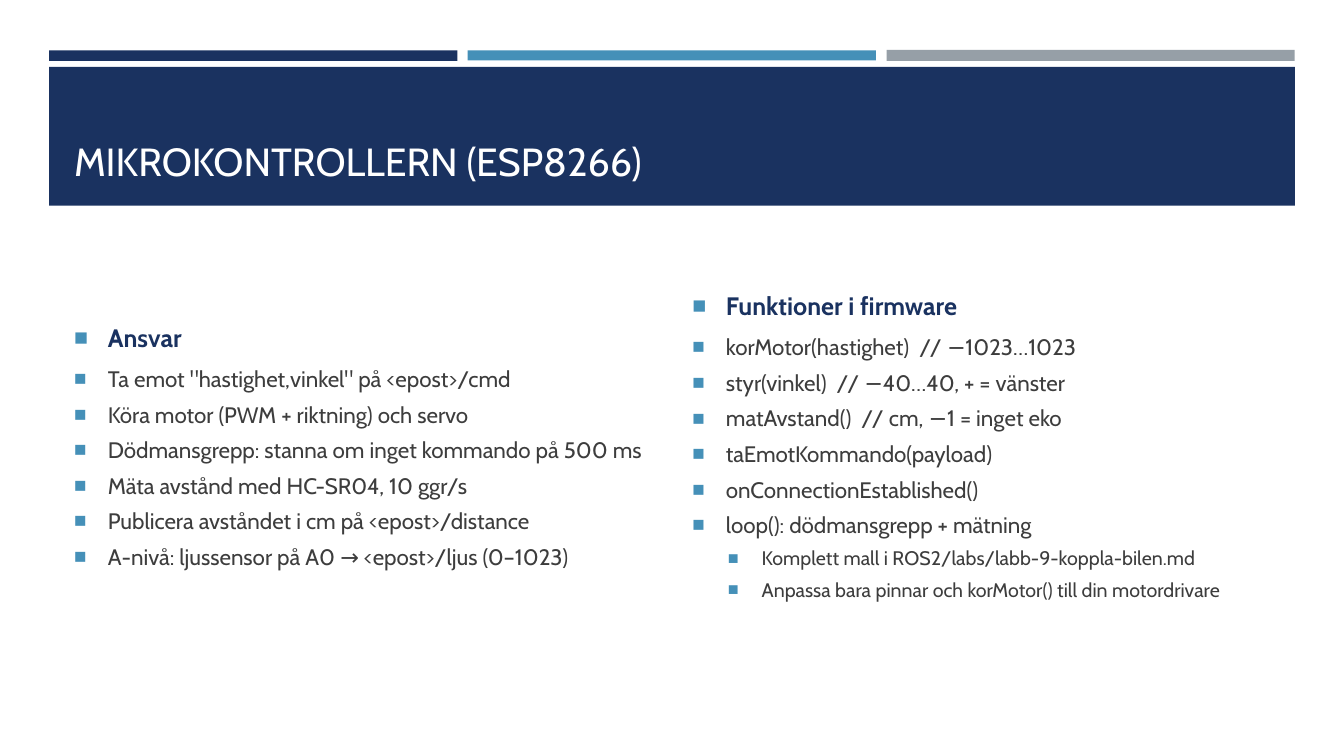
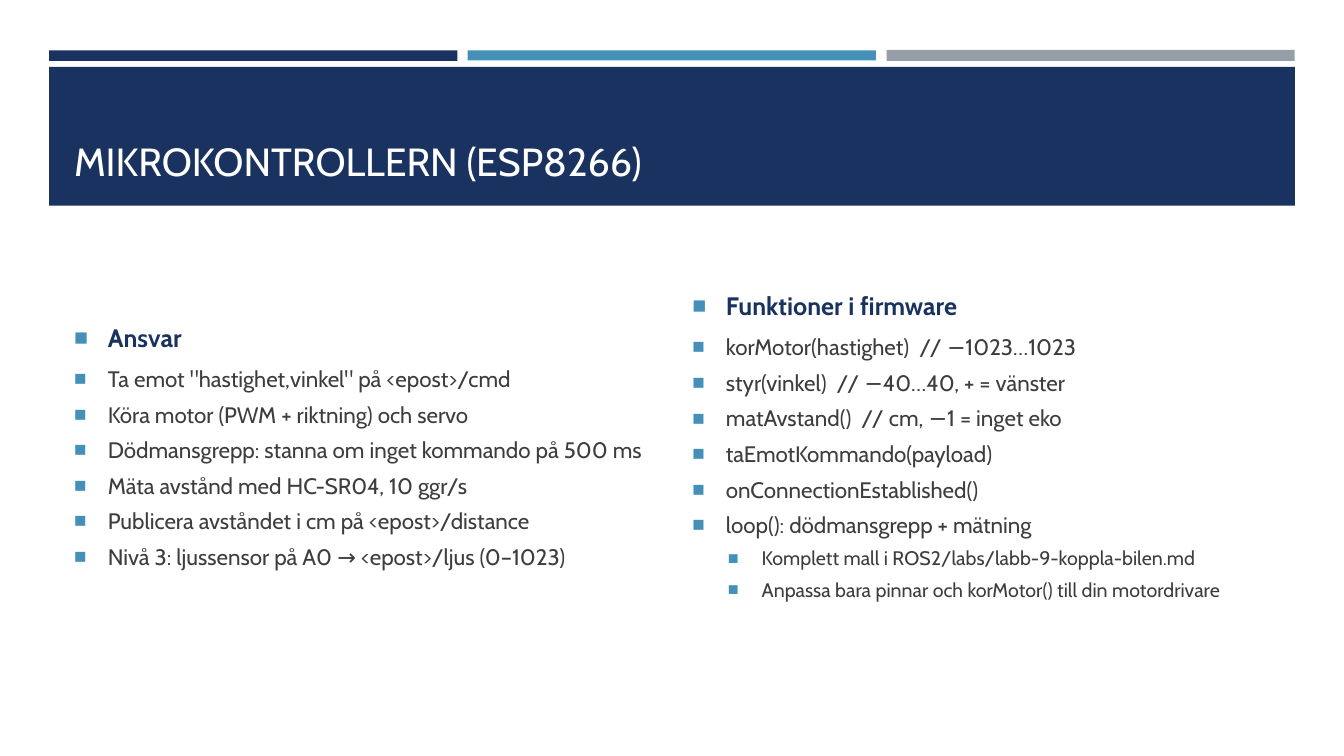
Before and after one commit to abbjetmus/ROS2, a slide deck: slide 11 of Driverbot250s-ROS2.pptx. Drawn at 1344x756 pixels with LibreOffice and Linux fonts; fonts in the diff are those of the drawing. Boxes give left, top, right and bottom in pixels: in the first picture for what was removed or moved away, otherwise in the second. Text is boxed around its words. In the diff, an @@ line names an element or a change of style, - is before the commit and + after.

```diff
--- a/Driverbot250s-ROS2.pptx
+++ b/Driverbot250s-ROS2.pptx
@@ text at (x1=108, y1=548, x2=566, y2=571): text changed @@
-■ A-nivå: ljussensor på A0 → <epost>/ljus (0–1023)
+■ Nivå 3: ljussensor på A0 → <epost>/ljus (0–1023)
```
Also in this commit, not shown: 6 other slides changed.
